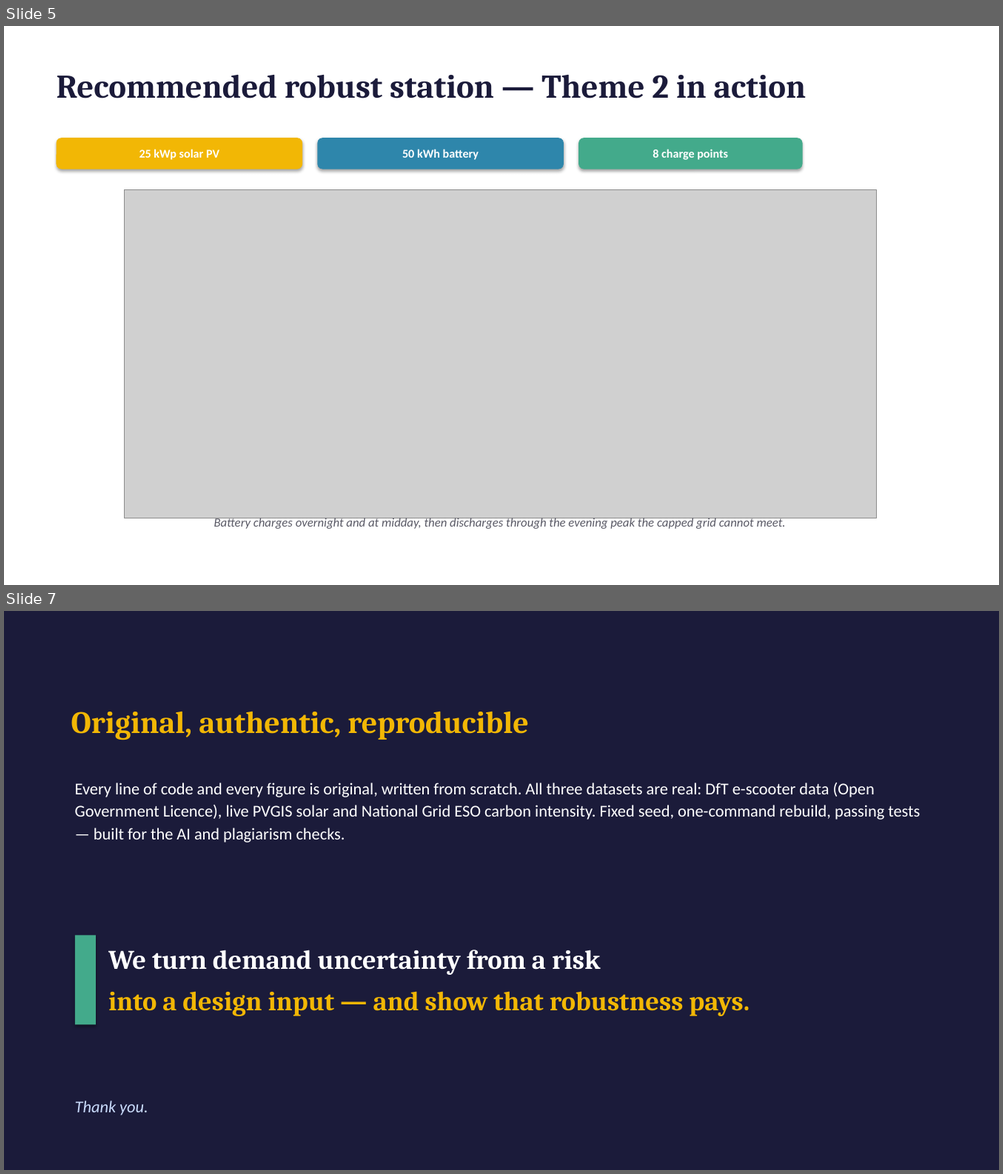
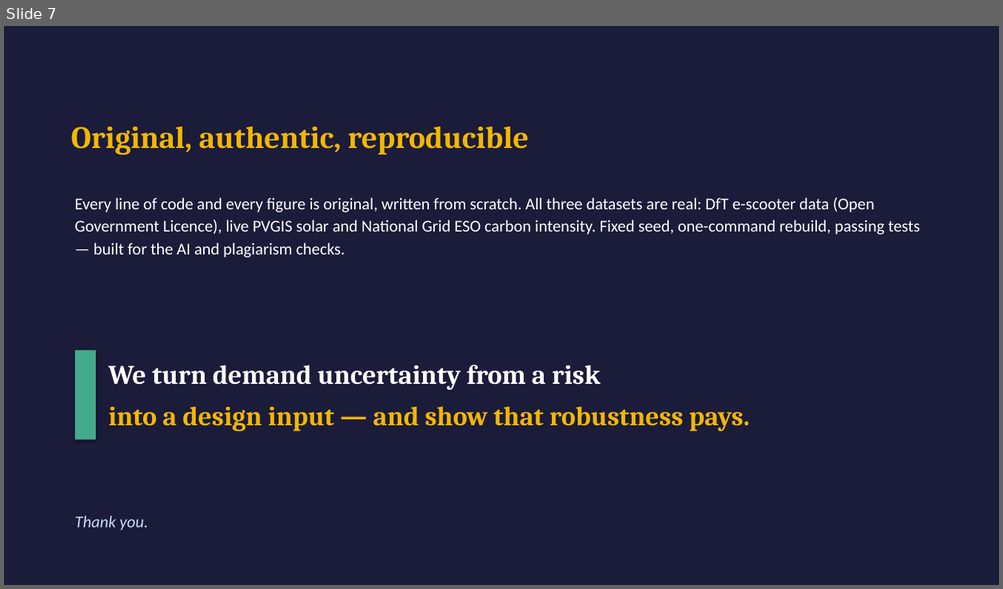
Before and after one commit to Gourav88502/emicromobility-robust-charging, a slide deck: outputs/Presentation.pptx. Shown one above the other, each under a label of ours: slides 5 and 7 before the commit, slide 7 after it; the slides between them are not shown. The pictures are 1003x1174 and 1003x589 pixels, drawn with LibreOffice and Linux fonts; fonts in the diff are those of the drawing; grey boxes stand for pictures. Boxes give left, top, right and bottom in pixels: in the first picture for what was removed or moved away, otherwise in the second. Text is boxed around its words. In the diff, an @@ line names an element or a change of style, - is before the commit and + after.

```diff
--- a/outputs/Presentation.pptx
+++ b/outputs/Presentation.pptx
@@ slide 5 removed at (4,26,999,585), background #FFFFFF @@
@@ text removed at (57,75,806,99) @@
-Recommended robust station — Theme 2 in action
@@ rounded rectangle removed at (57,138,302,170) @@
-25 kWp solar PV
@@ rounded rectangle removed at (317,138,563,170) @@
-50 kWh battery
@@ rounded rectangle removed at (578,138,802,170) @@
-8 charge points
@@ picture removed at (124,190,876,518) @@
@@ text removed at (214,517,785,529) @@
-Battery charges overnight and at midday, then discharges through the evening peak the capped grid cannot meet.
```
Also in this commit, not shown: 2 slides changed, 1 slide added, 35 other files.
